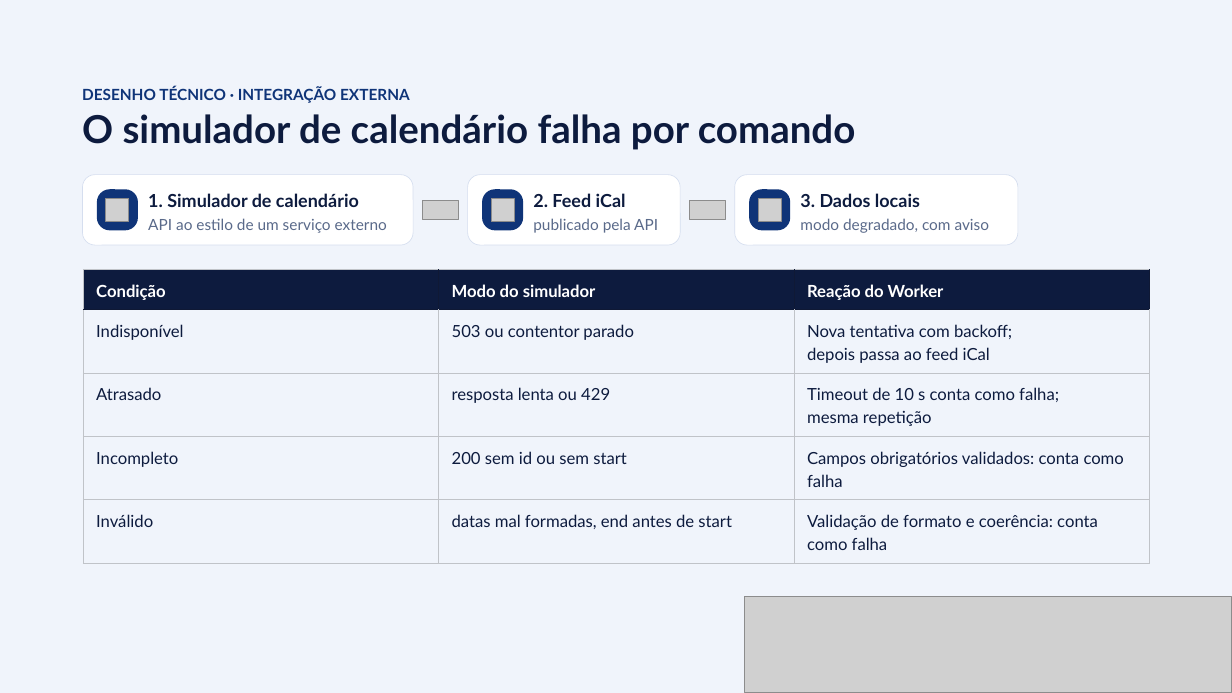
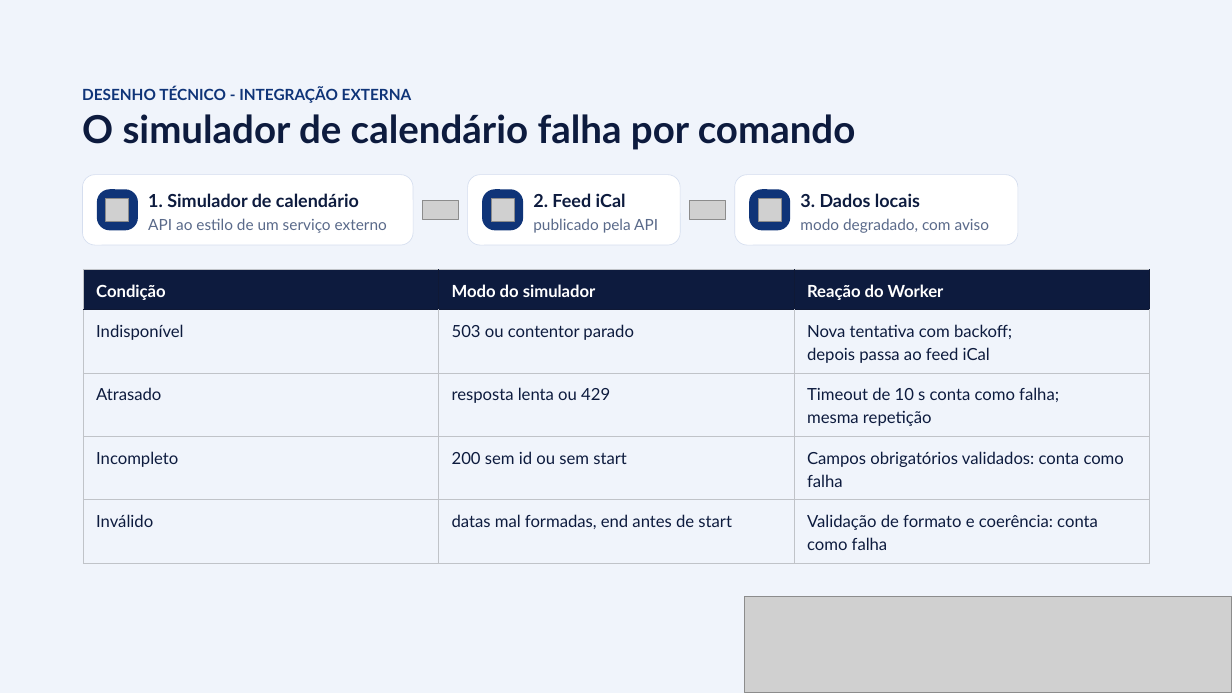
Before and after one commit to LMNSdev/LABDSOF_DOMUSCAST, a slide deck: slide 19 of docs/sprintA/presentation/DomusCast – App de gestão de condomínios.pptx. Drawn at 1232x693 pixels with LibreOffice and Linux fonts; fonts in the diff are those of the drawing; grey boxes stand for pictures. Boxes give left, top, right and bottom in pixels: in the first picture for what was removed or moved away, otherwise in the second. Text is boxed around its words. In the diff, an @@ line names an element or a change of style, - is before the commit and + after.

```diff
--- a/docs/sprintA/presentation/DomusCast – App de gestão de condomínios.pptx
+++ b/docs/sprintA/presentation/DomusCast – App de gestão de condomínios.pptx
@@ text at [82, 86, 412, 103]: text changed @@
-DESENHO TÉCNICO · INTEGRAÇÃO EXTERNA
+DESENHO TÉCNICO - INTEGRAÇÃO EXTERNA
```
Also in this commit, not shown: 5 other slides changed.
